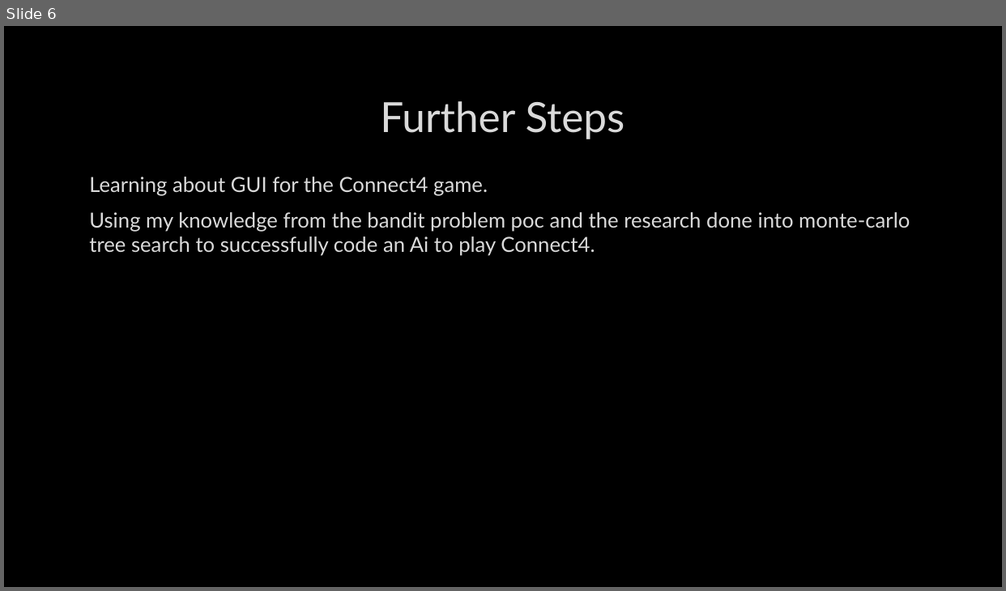
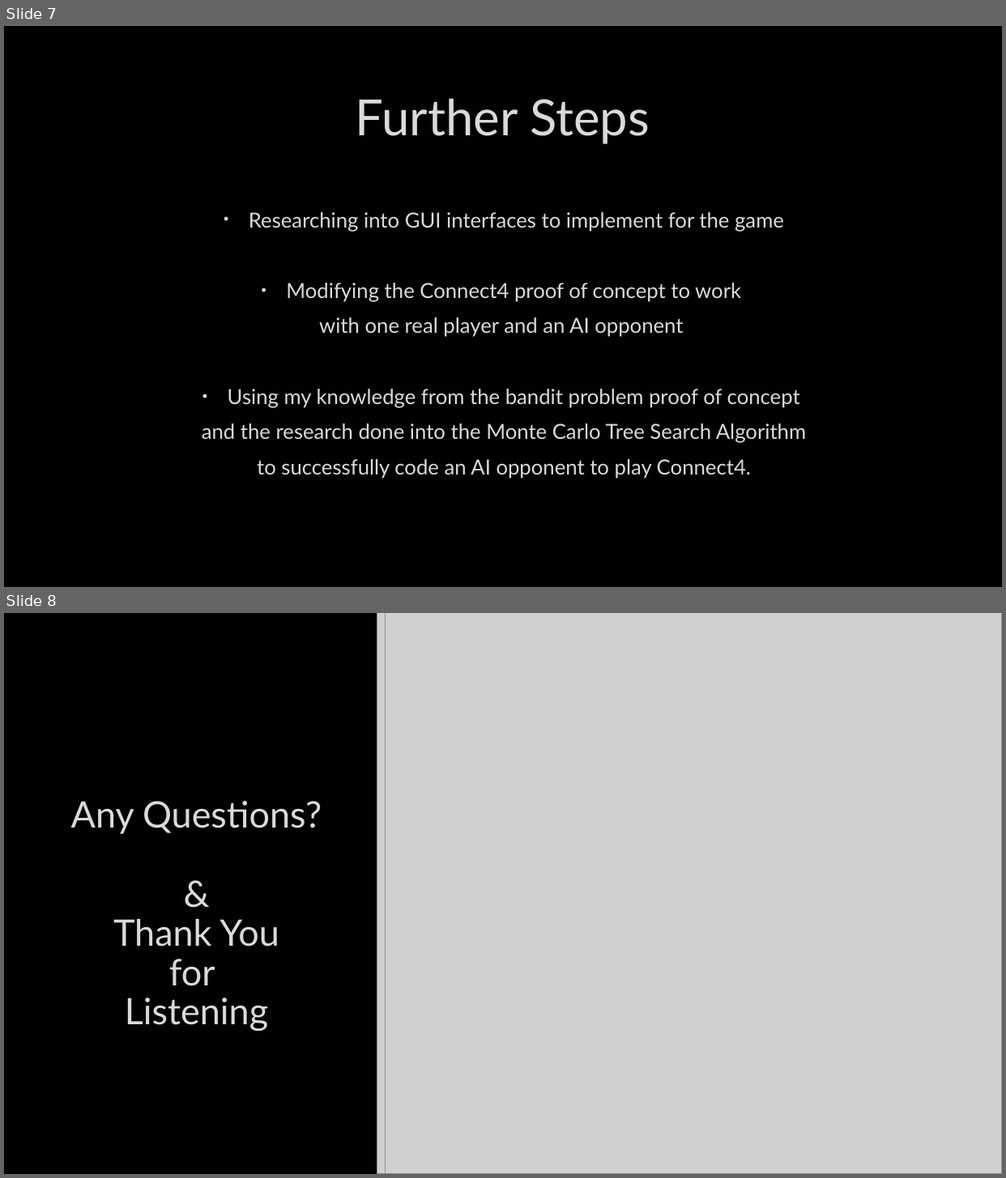
Before and after one commit to DanciuA004/Year3Project, a slide deck: documents/Interim Presentation.pptx. Shown one above the other, each under a label of ours: slide 6 before the commit, slides 7 and 8 after it. The pictures are 1006x591 and 1006x1178 pixels, drawn with LibreOffice and Linux fonts; fonts in the diff are those of the drawing; grey boxes stand for pictures; background and template pictures are left out. Boxes give left, top, right and bottom in pixels: in the first picture for what was removed or moved away, otherwise in the second. Text is boxed around its words. In the diff, an @@ line names an element or a change of style, - is before the commit and + after.

```diff
--- a/documents/Interim Presentation.pptx
+++ b/documents/Interim Presentation.pptx
@@ slide 8 added at [4,613,1002,1174], background picture (left out) @@
@@ picture added at [377,613,1002,1174] @@
@@ picture added at [385,613,1002,1174] @@
@@ picture added at [618,613,1002,1174] @@
@@ title added at [71,801,322,1032], 35.1 pt, text #DADADA @@
+Any Questions?
+&
+Thank You
+for
+Listening
@@ what was slide 6 is now slide 7 @@
@@ slide 7 changed as well @@
@@ title "Further Steps" at [356,98,650,144]: size 40 to 48 pt @@
@@ text at [202,212,806,479]: text changed @@
-Learning about GUI for the Connect4 game.
-Using my knowledge from the bandit problem poc and the research done into monte-carlo tree search to successfully code an Ai to play Connect4.
+• Researching into GUI interfaces to implement for the game
+• Modifying the Connect4 proof of concept to work
+with one real player and an AI opponent
+• Using my knowledge from the bandit problem proof of concept
+and the research done into the Monte Carlo Tree Search Algorithm
+to successfully code an AI opponent to play Connect4.
```
Also in this commit, not shown: 3 other slides changed, 2 other slides added, 2 slides removed.
